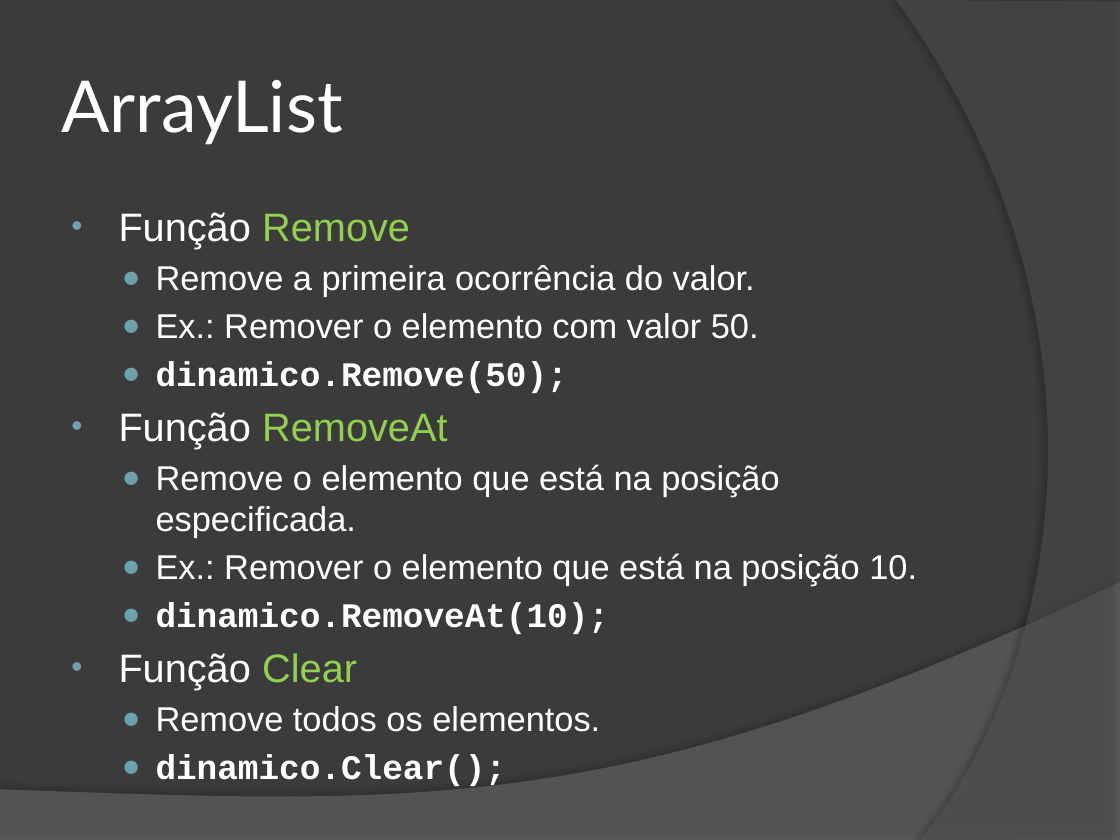
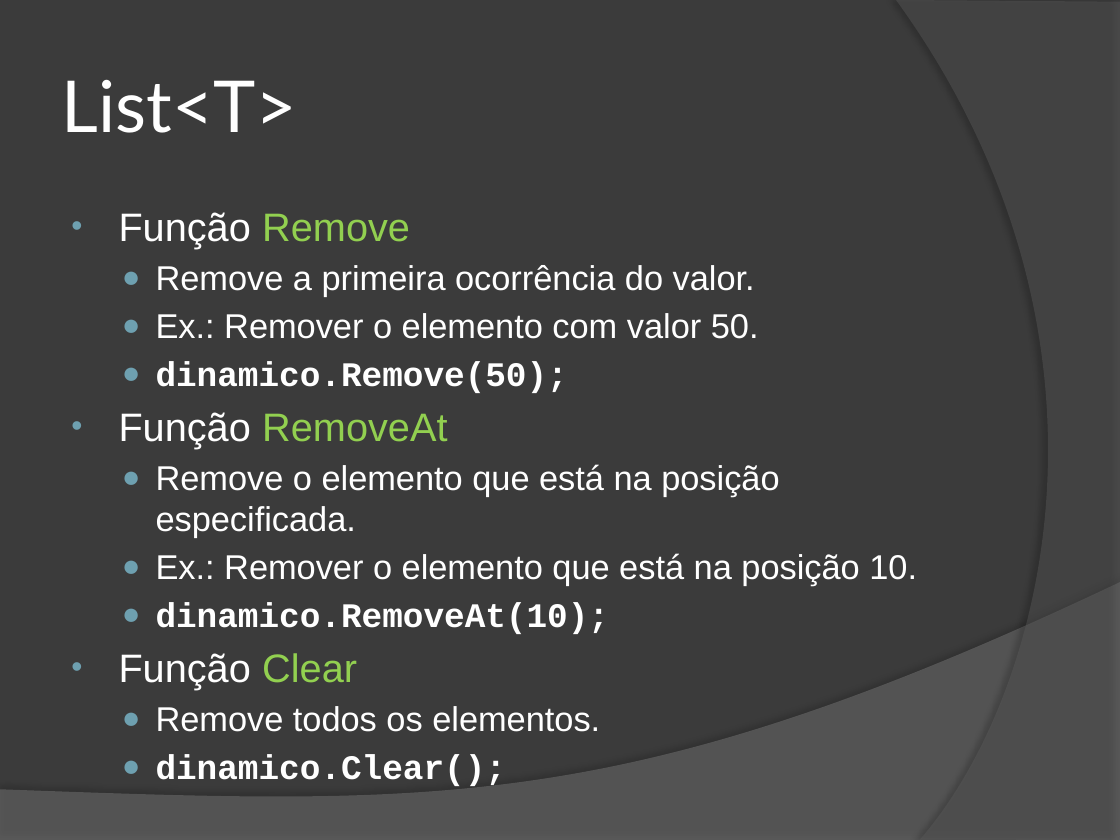
Before and after one commit to wind39/wind39.github.io, a slide deck: slide 29 of curso/modulo1capitulo5-off.pptx. Drawn at 1120x840 pixels with LibreOffice and Linux fonts; fonts in the diff are those of the drawing. Boxes give left, top, right and bottom in pixels: in the first picture for what was removed or moved away, otherwise in the second. Text is boxed around its words. In the diff, an @@ line names an element or a change of style, - is before the commit and + after.

```diff
--- a/curso/modulo1capitulo5-off.pptx
+++ b/curso/modulo1capitulo5-off.pptx
@@ title at (x1=62, y1=80, x2=298, y2=133): text changed @@
-ArrayList
+List<T>
```
Also in this commit, not shown: 7 other slides changed, 26 other files.
